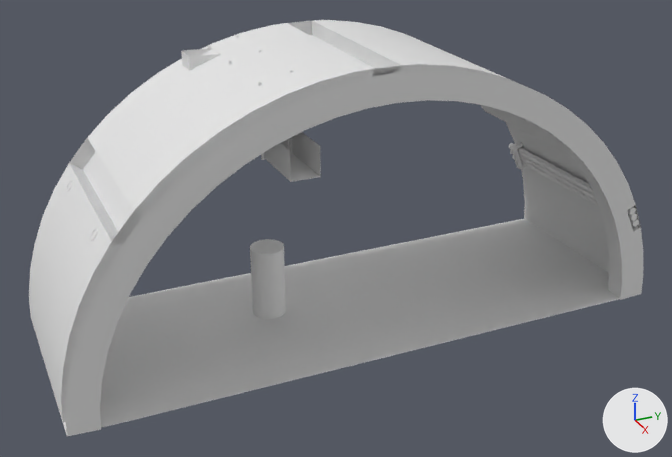
Two versions of the Blender file 3_Blend_Files/Environment.blend, one commit apart.
One viewpoint serves both versions: a 50 mm camera at (16.52, -8.64, 11.72) aimed at (-1.94, -0.33, 2.49). Arrows for +X, +Y and +Z are at lower right; the lights stay in place. The first picture is the older version.

Objects in the first picture: 'Bunker_Detailed_Module', 'Player'.
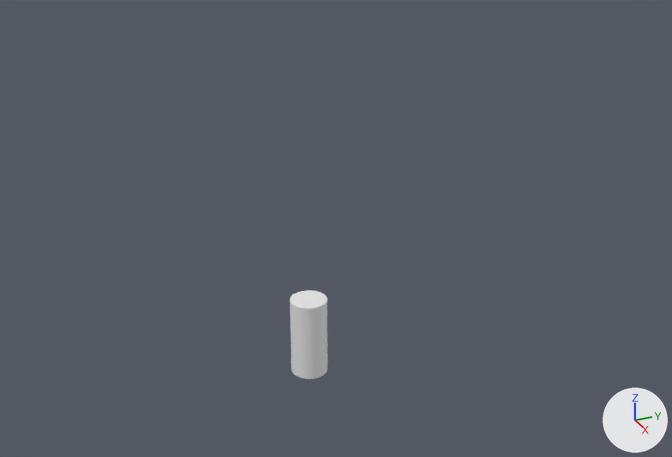
What the commit changed:
Object 'Player' (ob_player) moves from (-2.73, -1.8, 0.16) to (-0.14, -1.8, 0.01).
Object 'Bunker_Detailed_Module' (ob_bunker_detailed_module) is now hidden.

Where the change shows, as pixel boxes (x1, y1, x2, y2) in the pictures (672 x 457 px):
'Bunker_Detailed_Module', hidden: before (29, 20, 643, 436)
'Player', moved: before (250, 239, 286, 319); after (290, 290, 328, 379)
